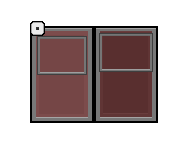
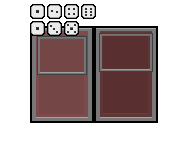
Layer changes from the first 181×144 image to the second:
added layer "dice1" above "dice2" over [30, 4, 45, 19]
added layer "dice2" above "dice3" over [47, 4, 62, 19]
added layer "dice3" above "dice4" over [47, 21, 62, 36]
added layer "dice4" above "dice5" over [64, 4, 79, 19]
added layer "dice5" above "dice6" over [64, 21, 79, 36]
added layer "dice6" above "IllustCase_1" over [81, 4, 96, 19]
